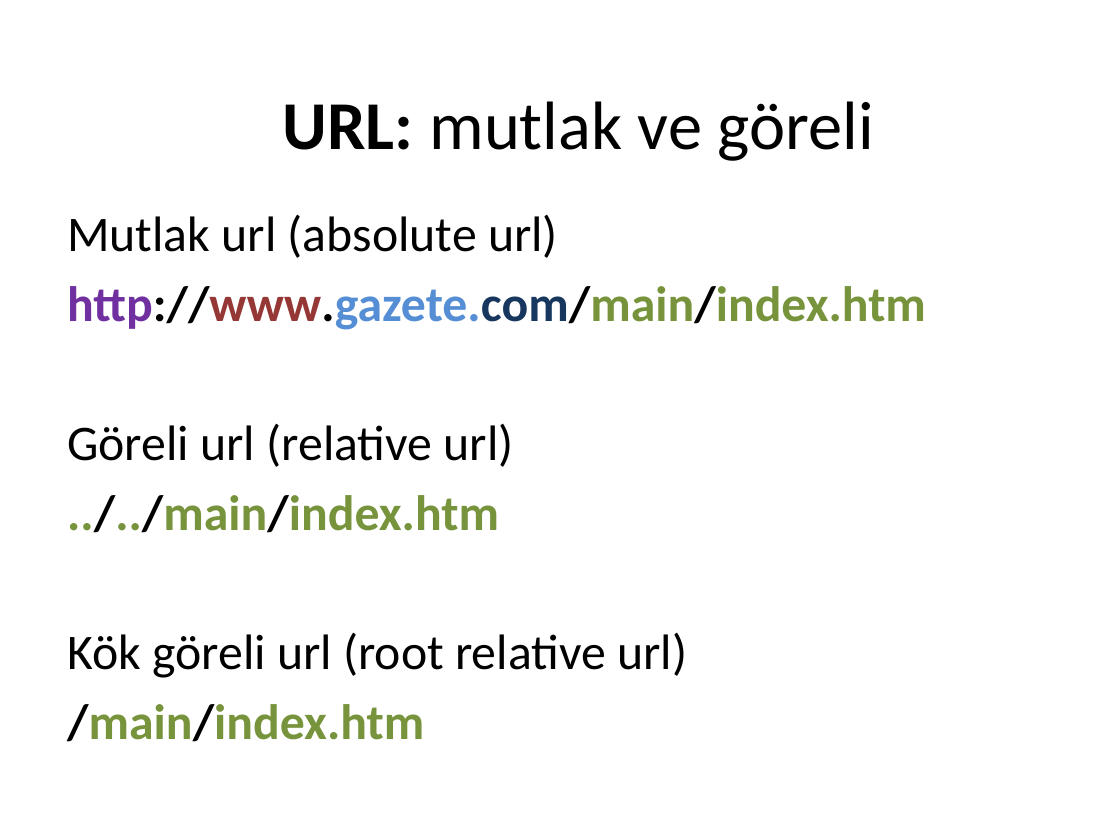
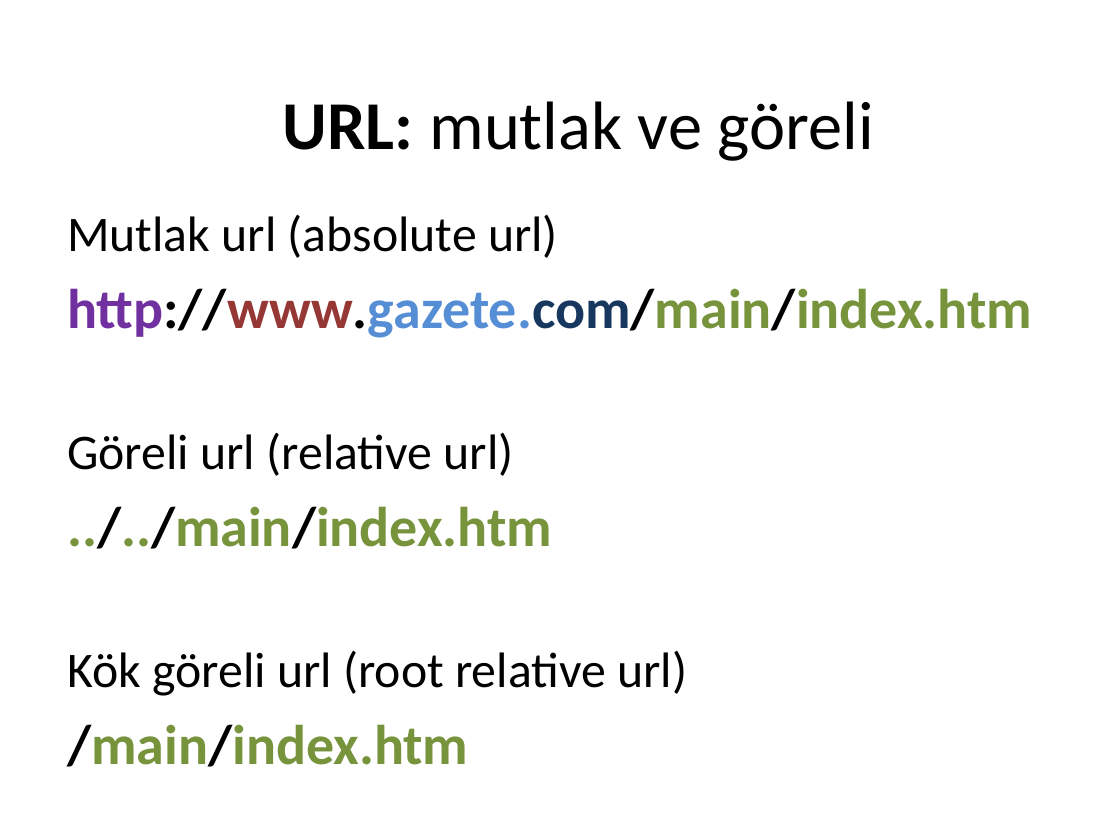
Before and after one commit to cemmerven/attrac, a slide deck: slide 28 of AttendanceTracker/Web Adresi.pptx (slide 27 before the commit). Drawn at 1120x840 pixels with LibreOffice and Linux fonts; fonts in the diff are those of the drawing. Boxes give left, top, right and bottom in pixels: in the first picture for what was removed or moved away, otherwise in the second. Text is boxed around its words. In the diff, an @@ line names an element or a change of style, - is before the commit and + after.

```diff
--- a/AttendanceTracker/Web Adresi.pptx
+++ b/AttendanceTracker/Web Adresi.pptx
@@ text at (67,288,1032,767): size 32 to 36 pt in "http://www.gazete.com/main/index.htm", "../../main/index.htm", "/main/index.htm" @@
```
Also in this commit, not shown: 2 slides added, 1 slide removed, 7 other files.
